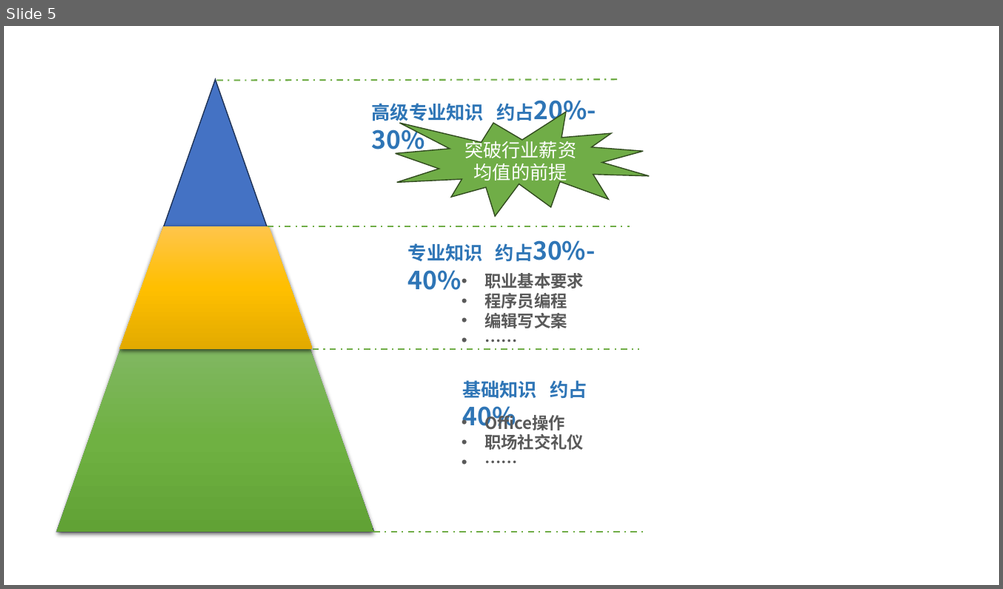
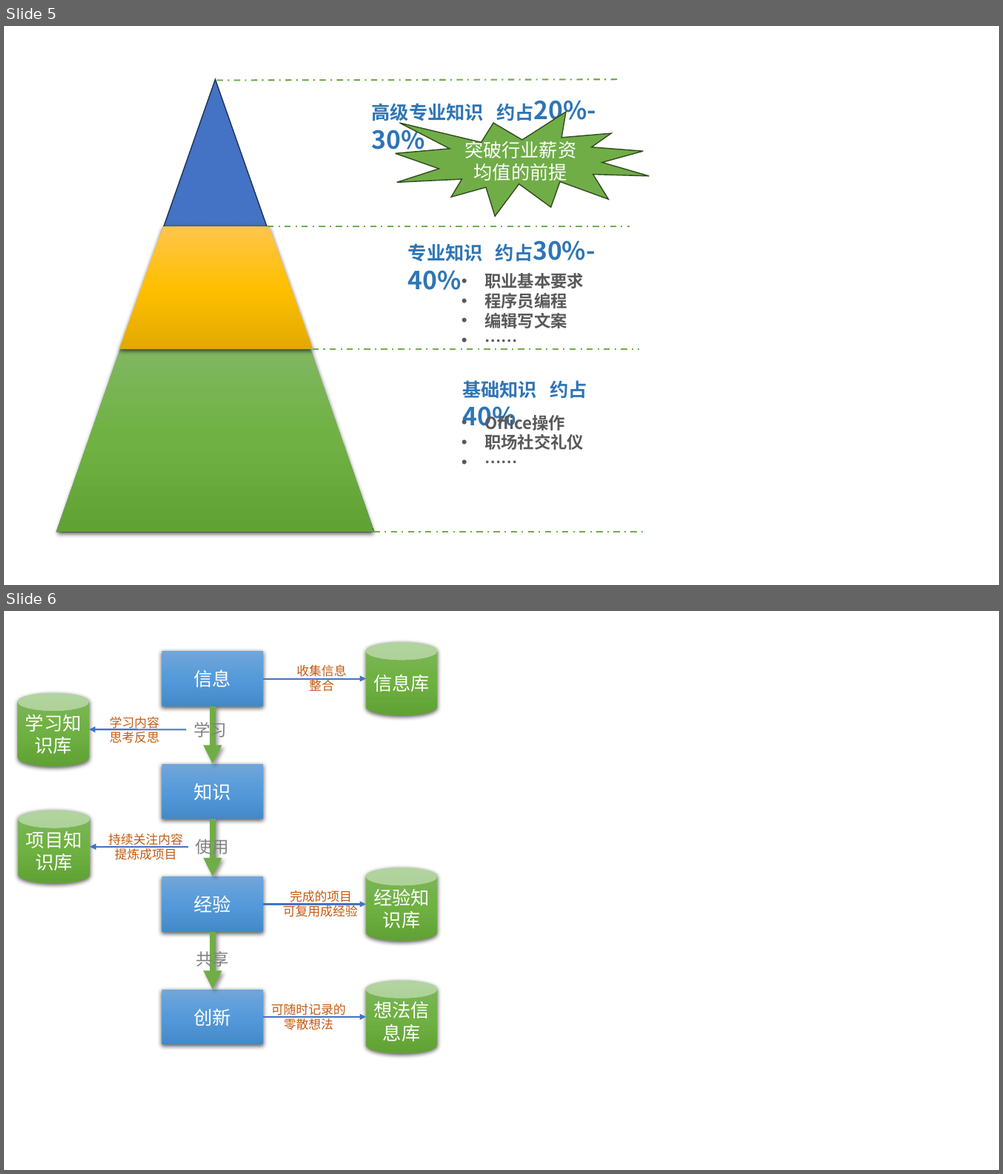
Before and after one commit to 51xpage/51xpage.github.com, a slide deck: images/2023-07-19-ru-he-da-jian-shu-yu-zi-ji-de-zhi-shi-shou-ji-zheng-li-jia-gong-ti-xi/知识管理各种图片.pptx. Shown one above the other, each under a label of ours: slide 5 before the commit, slides 5 and 6 after it. The pictures are 1003x589 and 1003x1174 pixels, drawn with LibreOffice and Linux fonts; fonts in the diff are those of the drawing. Boxes give left, top, right and bottom in pixels: in the first picture for what was removed or moved away, otherwise in the second. Text is boxed around its words. In the diff, an @@ line names an element or a change of style, - is before the commit and + after.

Commit message:
知识管理的思维篇搞定了，接下来弄工具篇了

```diff
--- a/images/2023-07-19-ru-he-da-jian-shu-yu-zi-ji-de-zhi-shi-shou-ji-zheng-li-jia-gong-ti-xi/知识管理各种图片.pptx
+++ b/images/2023-07-19-ru-he-da-jian-shu-yu-zi-ji-de-zhi-shi-shou-ji-zheng-li-jia-gong-ti-xi/知识管理各种图片.pptx
@@ slide 6 added at (4, 611, 999, 1170), background #FFFFFF @@
@@ rectangle added at (162, 651, 264, 706), fill gradient #71A6DB to #559BDB to #448ACA, 18 pt, text #FFFFFF @@
+信息
@@ cylinder added at (366, 642, 438, 715), fill gradient #81B861 to #6FB242 to #62A336, 18 pt, text #FFFFFF @@
+信息库
@@ text added at (296, 665, 346, 692), 12 pt, text #C55A11 @@
+收集信息
+整合
@@ cylinder added at (17, 693, 89, 766), fill gradient #81B861 to #6FB242 to #62A336, 18 pt, text #FFFFFF @@
+学习知识库
@@ arrow added from (264, 679) to (366, 679), #4472C4 1.5 pt @@
@@ text added at (110, 717, 159, 743), 12 pt, text #C55A11 @@
+学习内容
+思考反思
@@ text added at (193, 719, 227, 740), 16 pt, text #808080 @@
+学习
@@ arrow added from (213, 706) to (213, 764), #70AD47 6 pt @@
@@ arrow added from (186, 729) to (89, 729), #4472C4 1.5 pt @@
@@ rectangle added at (162, 764, 264, 819), fill gradient #71A6DB to #559BDB to #448ACA, 18 pt, text #FFFFFF @@
+知识
@@ cylinder added at (18, 810, 90, 883), fill gradient #81B861 to #6FB242 to #62A336, 18 pt, text #FFFFFF @@
+项目知识库
@@ arrow added from (213, 819) to (213, 877), #70AD47 6 pt @@
@@ arrow added from (188, 847) to (90, 847), #4472C4 1.5 pt @@
@@ text added at (108, 834, 183, 860), 12 pt, text #C55A11 @@
+持续关注内容
+提炼成项目
@@ text added at (196, 836, 229, 857), 16 pt, text #808080 @@
+使用
@@ rectangle added at (162, 877, 264, 932), fill gradient #71A6DB to #559BDB to #448ACA, 18 pt, text #FFFFFF @@
+经验
@@ cylinder added at (366, 868, 438, 941), fill gradient #81B861 to #6FB242 to #62A336, 18 pt, text #FFFFFF @@
+经验知识库
@@ text added at (283, 891, 358, 917), 12 pt, text #C55A11 @@
+完成的项目
+可复用成经验
@@ arrow added from (264, 904) to (366, 904), #4472C4 1.5 pt @@
@@ arrow added from (213, 932) to (213, 990), #70AD47 6 pt @@
@@ text added at (196, 949, 229, 970), 16 pt, text #808080 @@
+共享
@@ cylinder added at (366, 980, 438, 1054), fill gradient #81B861 to #6FB242 to #62A336, 18 pt, text #FFFFFF @@
+想法信息库
@@ rectangle added at (162, 990, 264, 1045), fill gradient #71A6DB to #559BDB to #448ACA, 18 pt, text #FFFFFF @@
+创新
@@ text added at (271, 1004, 346, 1031), 12 pt, text #C55A11 @@
+可随时记录的
+零散想法
@@ arrow added from (264, 1017) to (366, 1017), #4472C4 1.5 pt @@
```
Also in this commit, not shown: 2 other files.
